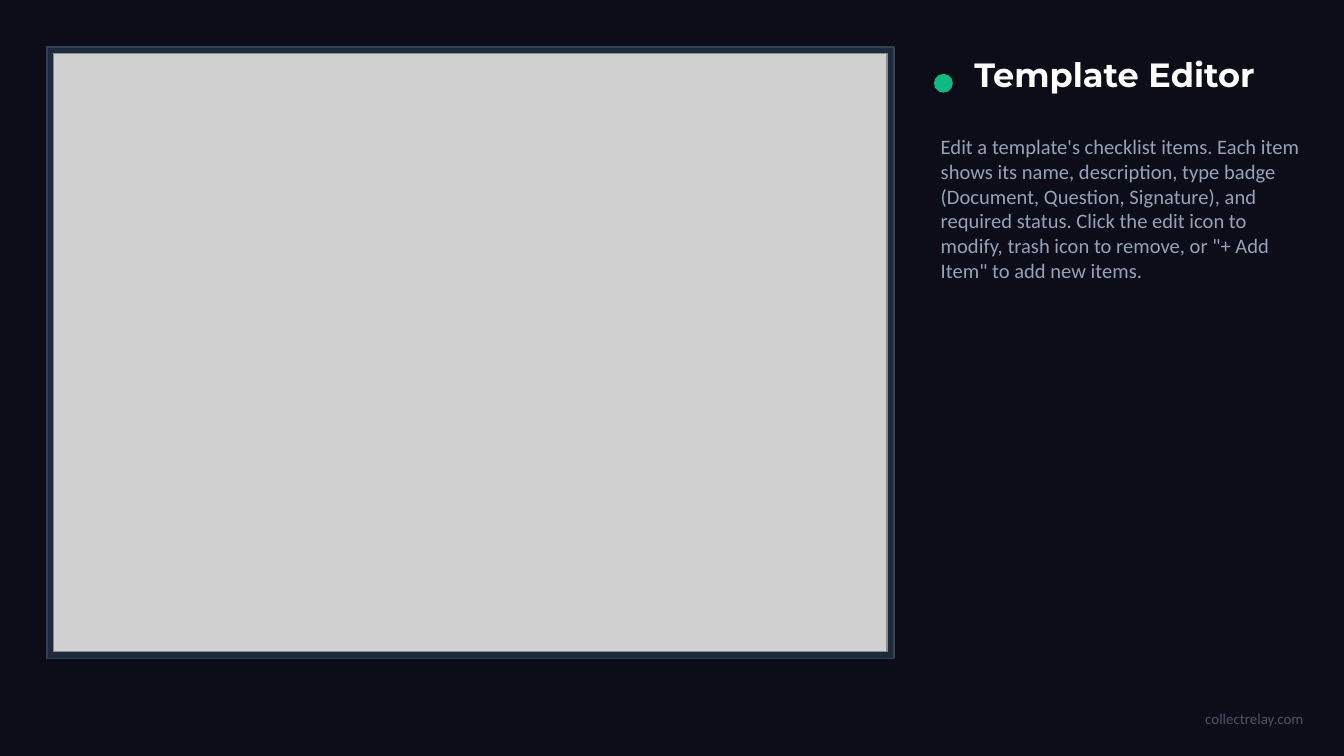
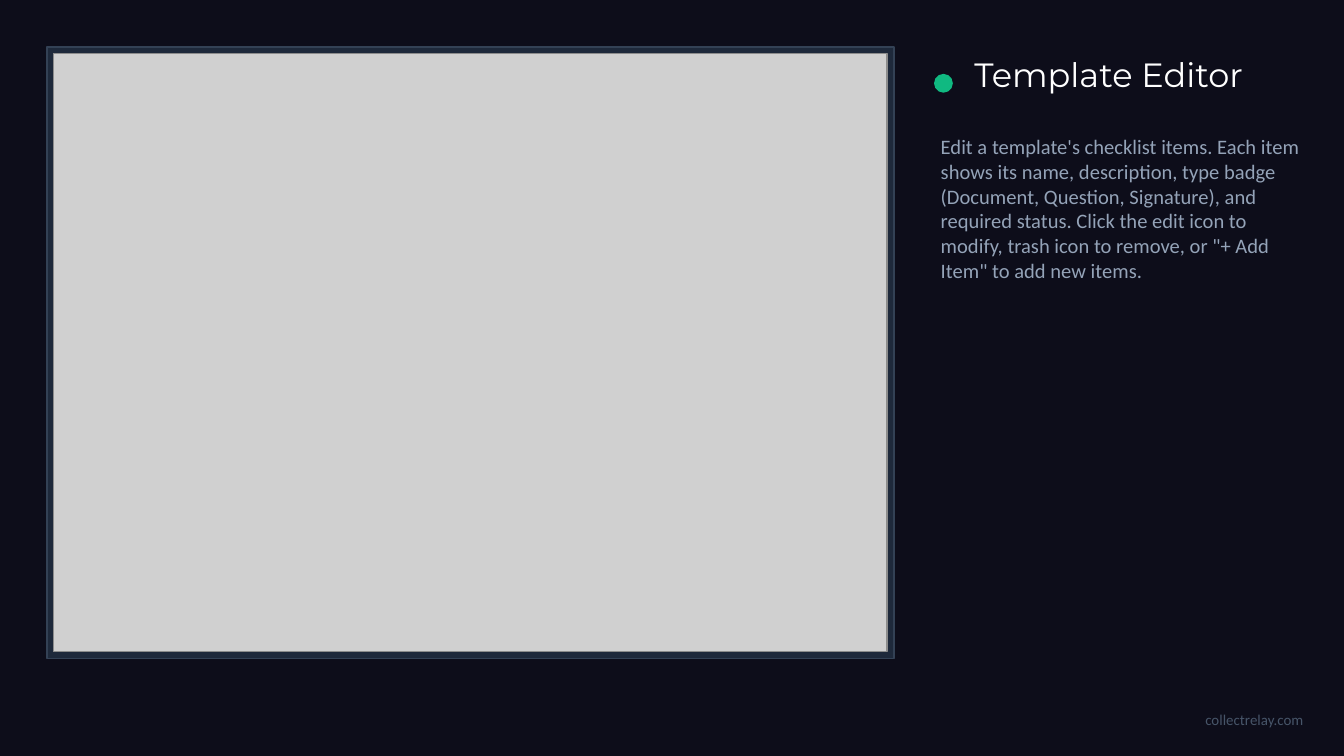
Before and after one commit to mprice78usa/CollectRelay, a slide deck: slide 15 of static/CollectRelay-Walkthrough.pptx. Drawn at 1344x756 pixels with LibreOffice and Linux fonts; fonts in the diff are those of the drawing; grey boxes stand for pictures. Boxes give left, top, right and bottom in pixels: in the first picture for what was removed or moved away, otherwise in the second. Text is boxed around its words. In the diff, an @@ line names an element or a change of style, - is before the commit and + after.

```diff
--- a/static/CollectRelay-Walkthrough.pptx
+++ b/static/CollectRelay-Walkthrough.pptx
@@ text "Template Editor" at box(974, 62, 1243, 94): bold off @@
```
Also in this commit, not shown: 25 other slides changed.
